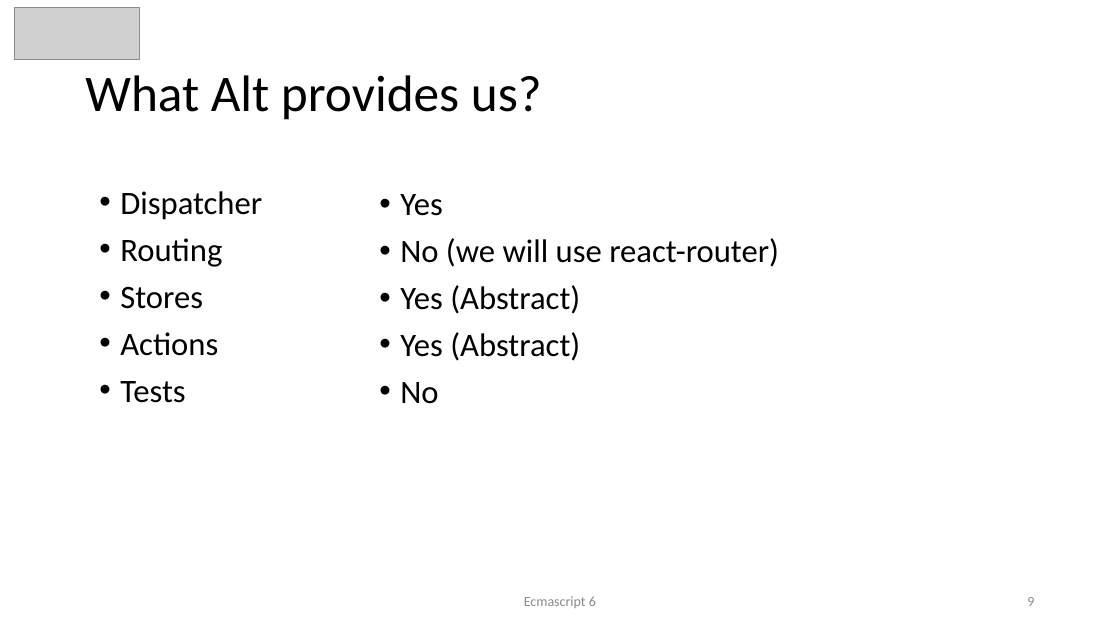
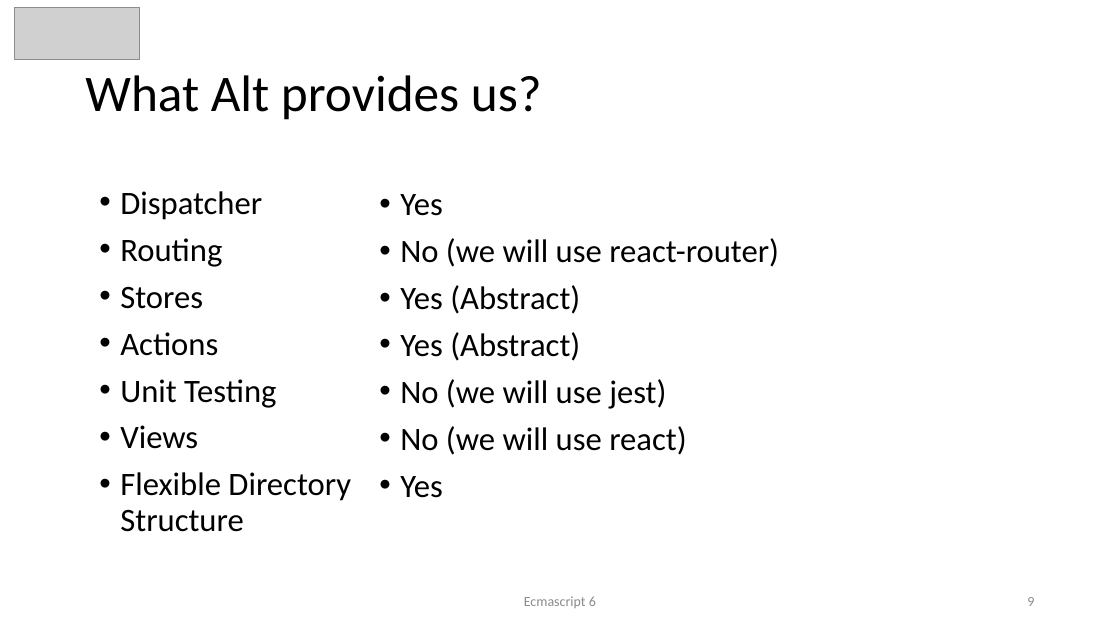
Before and after one commit to awahab29/samplealt, a slide deck: slide 9 of React.pptx. Drawn at 1120x630 pixels with LibreOffice and Linux fonts; fonts in the diff are those of the drawing; grey boxes stand for pictures. Boxes give left, top, right and bottom in pixels: in the first picture for what was removed or moved away, otherwise in the second. Text is boxed around its words. In the diff, an @@ line names an element or a change of style, - is before the commit and + after.

```diff
--- a/React.pptx
+++ b/React.pptx
@@ text at (x1=120, y1=379, x2=351, y2=532): text changed @@
-• Tests
+• Unit Testing
+• Views
+• Flexible Directory Structure
@@ text at (x1=400, y1=379, x2=686, y2=498): text changed @@
-• No
+• No (we will use jest)
+• No (we will use react)
+• Yes
```
Also in this commit, not shown: 4 other slides changed.
